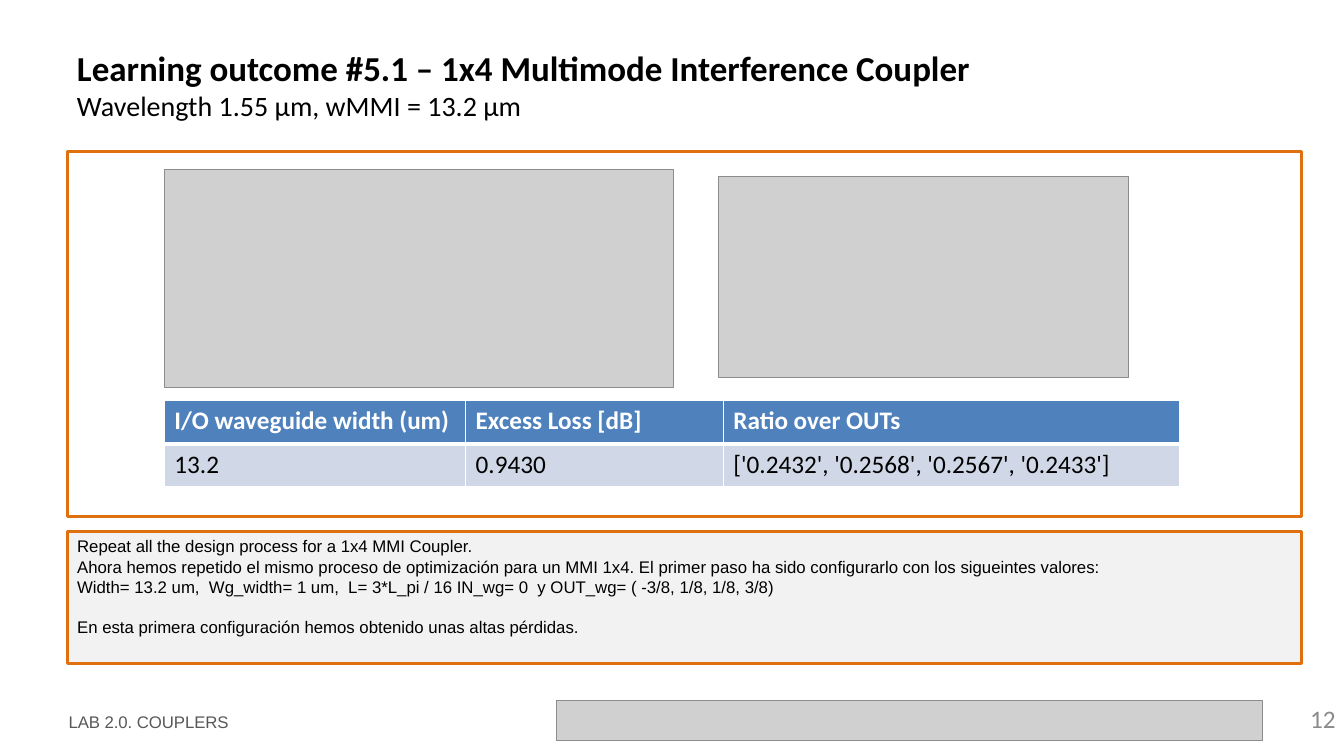
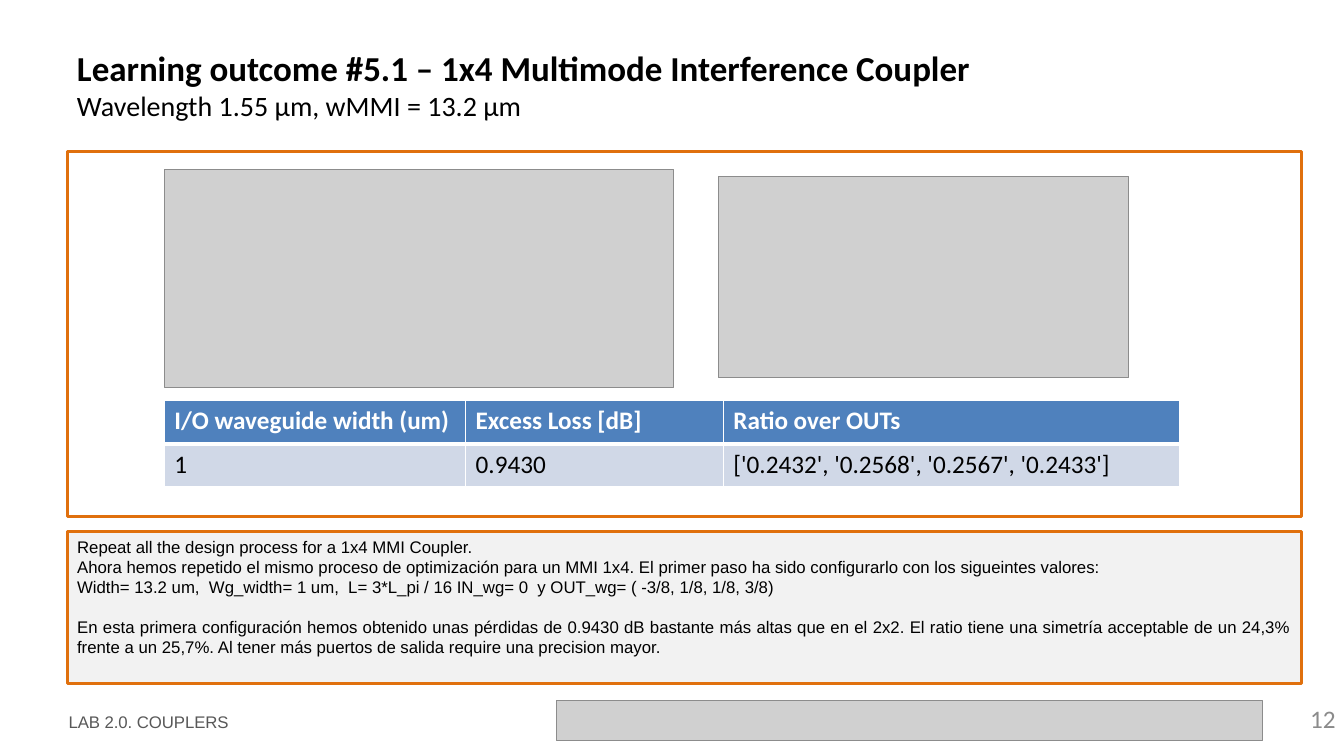
Before and after one commit to nmargar4/pic-upv-lab2, a slide deck: slide 12 of LabBook_20_Nadia.pptx. Drawn at 1344x756 pixels with LibreOffice and Linux fonts; fonts in the diff are those of the drawing; grey boxes stand for pictures; background and template pictures are left out. Boxes give left, top, right and bottom in pixels: in the first picture for what was removed or moved away, otherwise in the second. Text is boxed around its words. In the diff, an @@ line names an element or a change of style, - is before the commit and + after.

```diff
--- a/LabBook_20_Nadia.pptx
+++ b/LabBook_20_Nadia.pptx
@@ table at (164,400,1181,487) @@
-row 2, column 1: 13.2
+row 2, column 1: 1
@@ rectangle "Repeat all the design process ...": place and size @@
-rectangle "Repeat all the design process ..." at (68,531,1303,663)
+rectangle "Repeat all the design process ..." at (68,531,1303,684)
@@ text in rectangle at (77,620,1290,657): text changed @@
-En esta primera configuración hemos obtenido unas altas pérdidas.
+En esta primera configuración hemos obtenido unas pérdidas de 0.9430 dB bastante más altas que en el 2x2. El ratio tiene una simetría acceptable de un 24,3% frente a un 25,7%. Al tener más puertos de salida require una precision mayor.
```
Also in this commit, not shown: 2 other slides changed.
